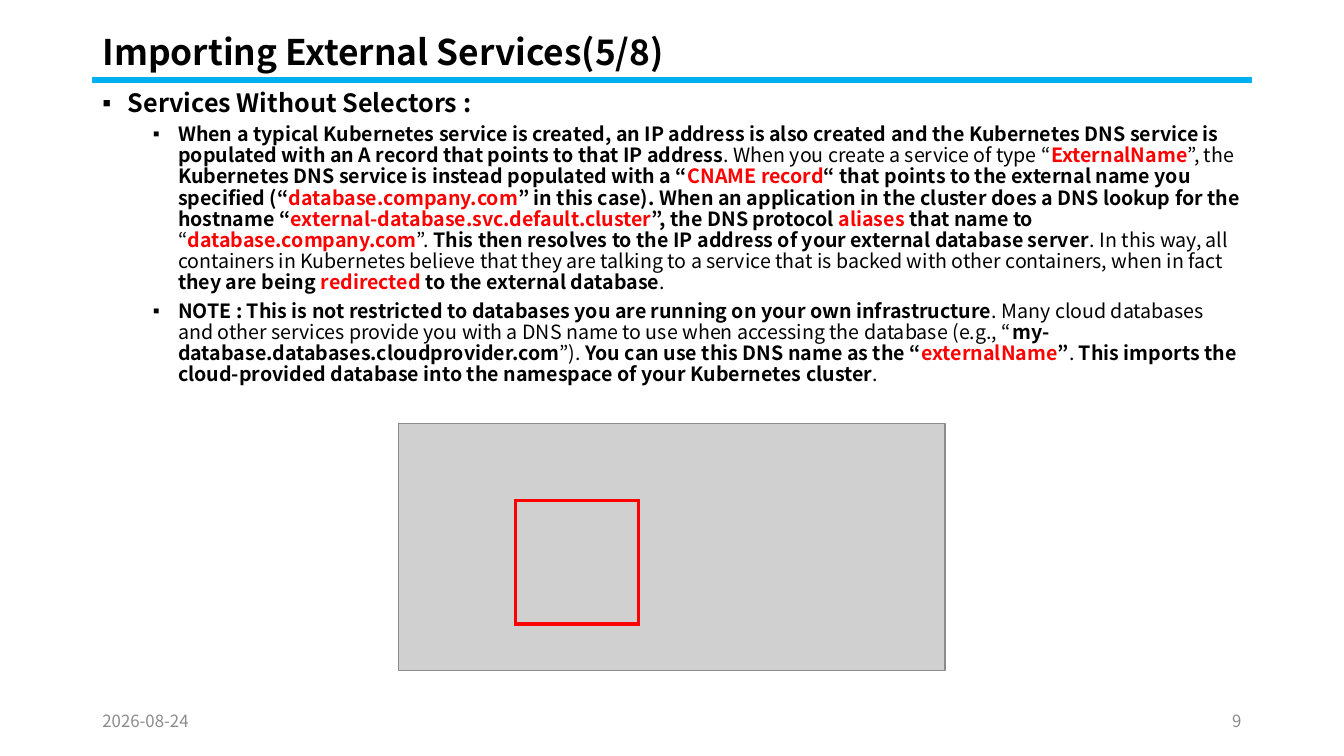
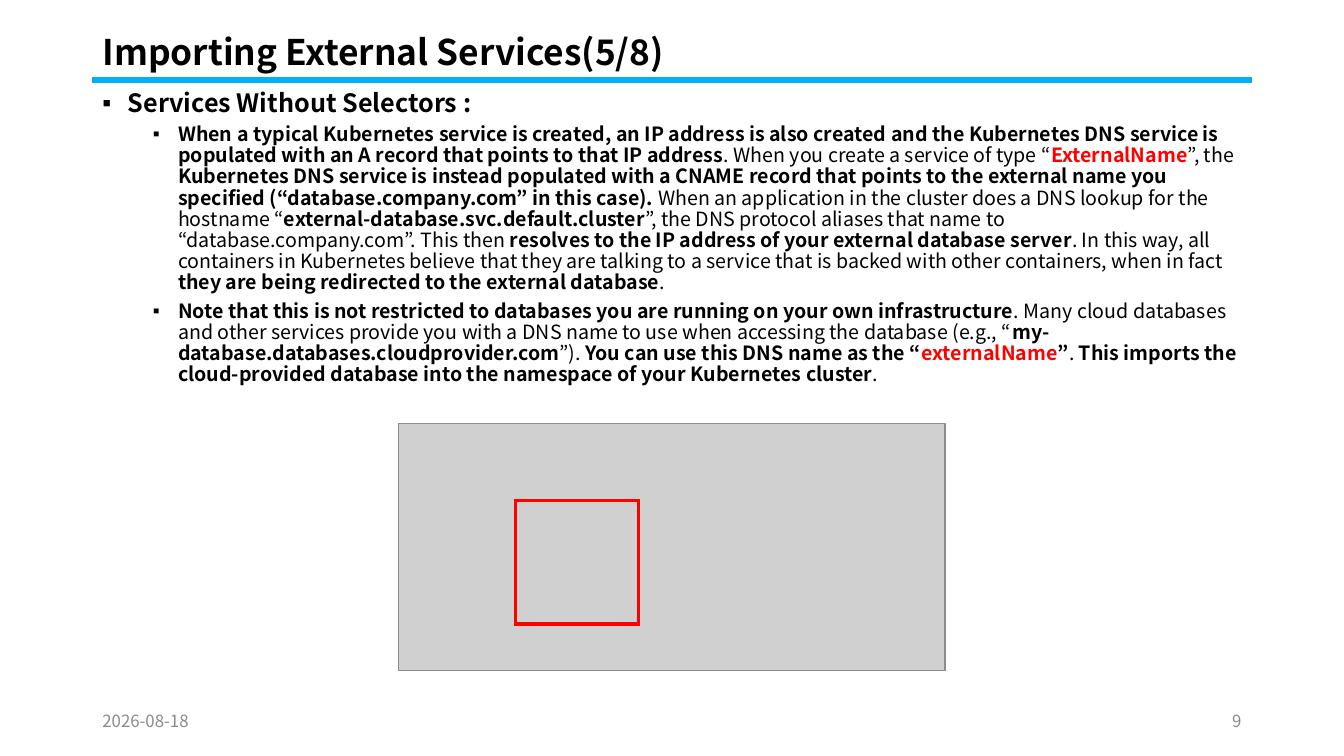
Before and after one commit to knix008/TestSimulator, a slide deck: slide 9 of Kubernetes/Kubernetes Part 05-2026.08.25.pptx. Drawn at 1344x756 pixels with LibreOffice and Linux fonts; fonts in the diff are those of the drawing; grey boxes stand for pictures. Boxes give left, top, right and bottom in pixels: in the first picture for what was removed or moved away, otherwise in the second. Text is boxed around its words. In the diff, an @@ line names an element or a change of style, - is before the commit and + after.

```diff
--- a/Kubernetes/Kubernetes Part 05-2026.08.25.pptx
+++ b/Kubernetes/Kubernetes Part 05-2026.08.25.pptx
@@ text at box(178, 125, 1237, 386): text changed @@
-  ▪ When a typical Kubernetes service is created, an IP address is also created and the Kubernetes DNS service is populated with an A record that points to that IP address. When you create a service of type “ExternalName”, the Kubernetes DNS service is instead populated with a “CNAME record“ that points to the external name you specified (“database.company.com” in this case). When an application in the cluster does a DNS lookup for the hostname “external-database.svc.default.cluster”, the DNS protocol aliases that name to “database.company.com”. This then resolves to the IP address of your external database server. In this way, all containers in Kubernetes believe that they are talking to a service that is backed with other containers, when in fact they are being redirected to the external database.
-  ▪ NOTE : This is not restricted to databases you are running on your own infrastructure. Many cloud databases and other services provide you with a DNS name to use when accessing the database (e.g., “my-database.databases.cloudprovider.com”). You can use this DNS name as the “externalName”. This imports the cloud-provided database into the namespace of your Kubernetes cluster.
+  ▪ When a typical Kubernetes service is created, an IP address is also created and the Kubernetes DNS service is populated with an A record that points to that IP address. When you create a service of type “ExternalName”, the Kubernetes DNS service is instead populated with a CNAME record that points to the external name you specified (“database.company.com” in this case). When an application in the cluster does a DNS lookup for the hostname “external-database.svc.default.cluster”, the DNS protocol aliases that name to “database.company.com”. This then resolves to the IP address of your external database server. In this way, all containers in Kubernetes believe that they are talking to a service that is backed with other containers, when in fact they are being redirected to the external database.
+  ▪ Note that this is not restricted to databases you are running on your own infrastructure. Many cloud databases and other services provide you with a DNS name to use when accessing the database (e.g., “my-database.databases.cloudprovider.com”). You can use this DNS name as the “externalName”. This imports the cloud-provided database into the namespace of your Kubernetes cluster.
@@ text at box(102, 714, 188, 727): text changed @@
-2026-08-24
+2026-08-18
```
Also in this commit, not shown: 101 other slides changed, 17 other files.
